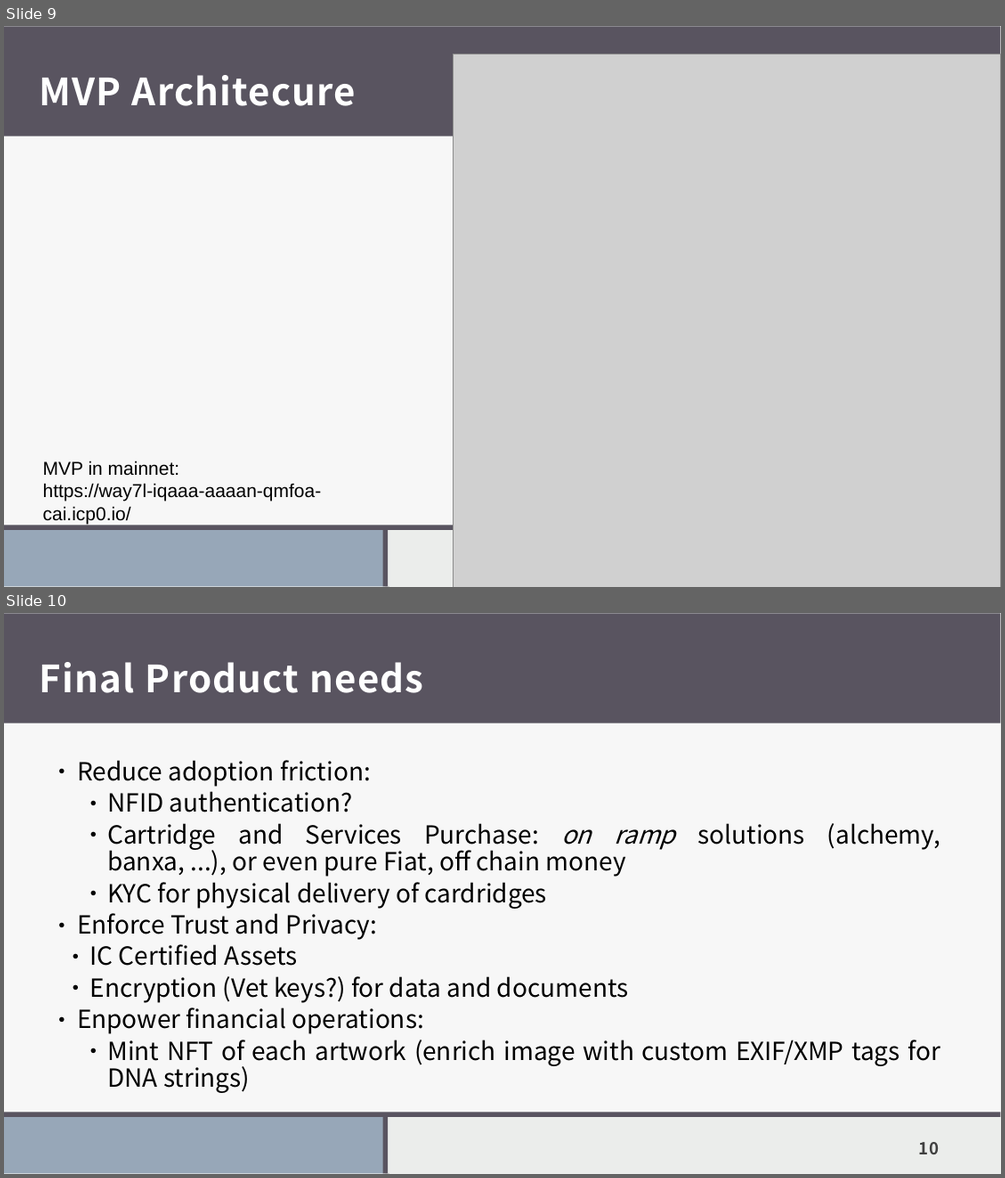
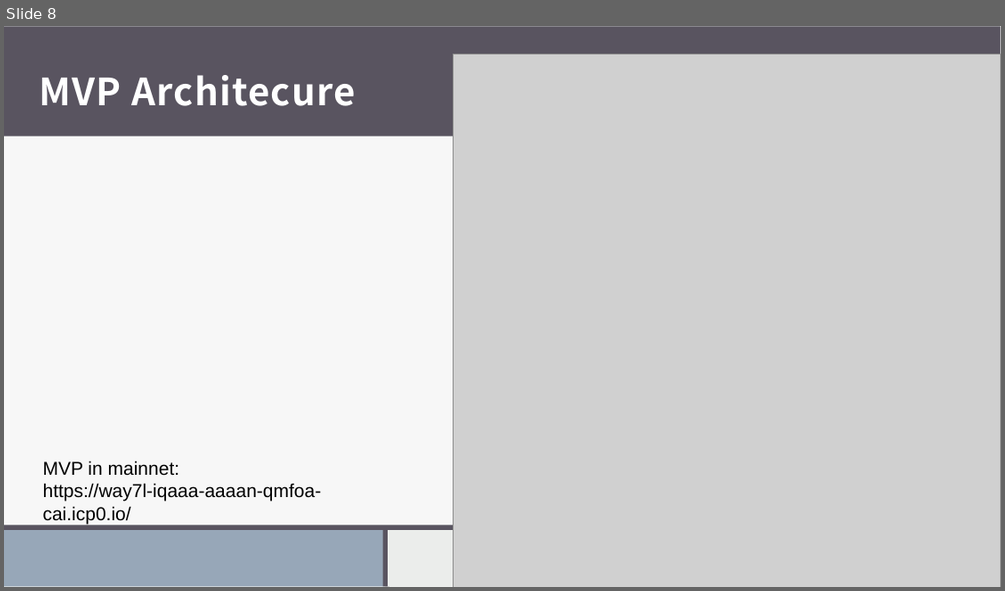
Before and after one commit to RobertoPirrone/digitaltechne, a slide deck: src/docs/presentations/21maggio.pptx. Shown one above the other, each under a label of ours: slides 9 and 10 before the commit, slide 8 after it. The pictures are 1005x1178 and 1005x591 pixels, drawn with LibreOffice and Linux fonts; fonts in the diff are those of the drawing; grey boxes stand for pictures. Boxes give left, top, right and bottom in pixels: in the first picture for what was removed or moved away, otherwise in the second. Text is boxed around its words. In the diff, an @@ line names an element or a change of style, - is before the commit and + after.

```diff
--- a/src/docs/presentations/21maggio.pptx
+++ b/src/docs/presentations/21maggio.pptx
@@ slide 10 removed at [4,613,1001,1174], background #EBEDEB; not listed: 8 template elements that a slide beside it also shows @@
@@ title removed at [40,662,423,693] @@
-Final Product needs
@@ text removed at [77,760,940,1093] @@
-● Reduce adoption friction:
-    ● NFID authentication?
-    ● Cartridge and Services Purchase: on ramp solutions (alchemy, banxa, ...), or even pure Fiat, off chain money
-    ● KYC for physical delivery of cardridges
-● Enforce Trust and Privacy:
-  ● IC Certified Assets
-  ● Encryption (Vet keys?) for data and documents
-● Enpower financial operations:
-    ● Mint NFT of each artwork (enrich image with custom EXIF/XMP tags for DNA strings)
@@ page number removed at [918,1142,938,1154] @@
-10
@@ what was slide 9 is now slide 8 @@
```
Also in this commit, not shown: 1 slide changed, 1 other slide removed, 8 other files.
